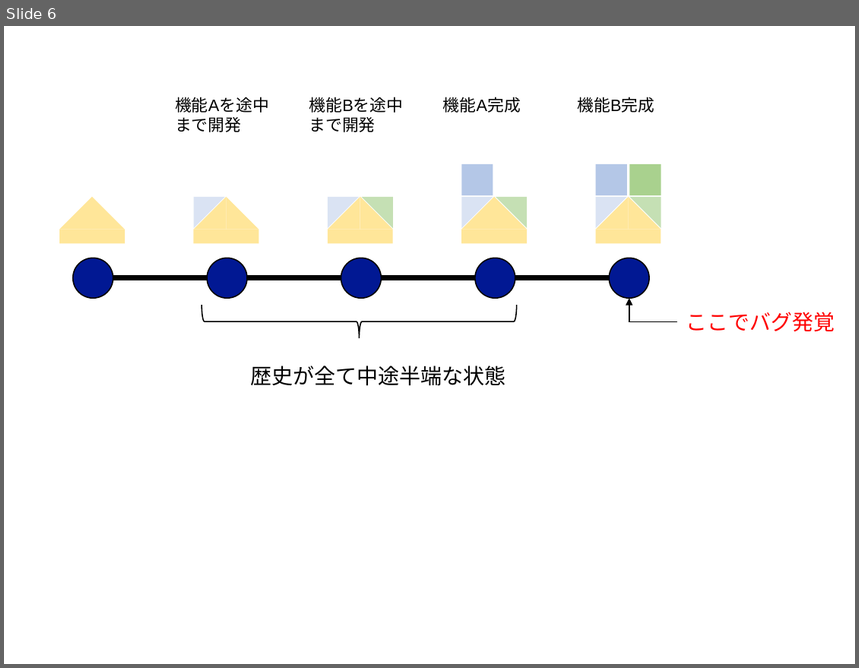
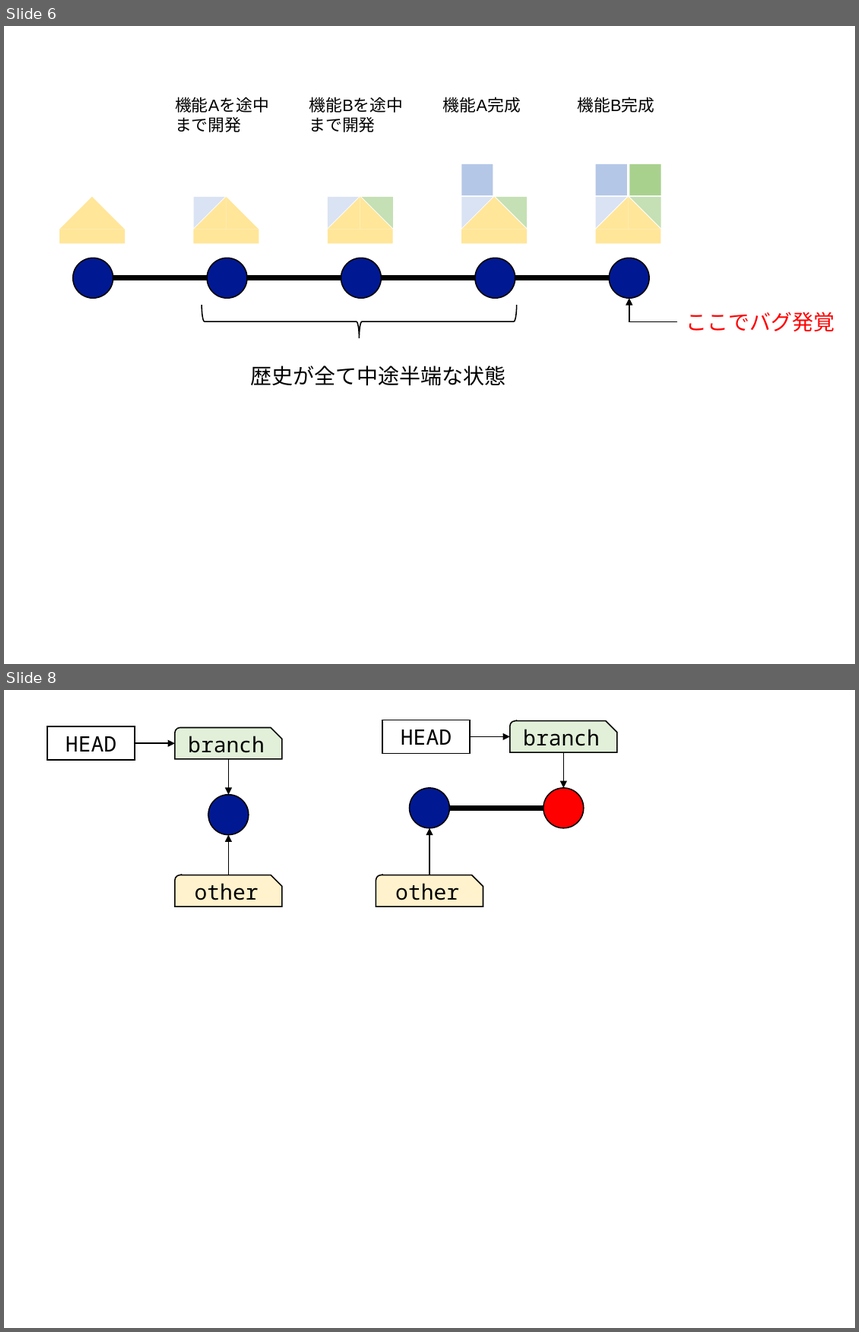
Before and after one commit to kaityo256/github, a slide deck: branch/fig/fig.pptx. Shown one above the other, each under a label of ours: slide 6 before the commit, slides 6 and 8 after it; the slides between them are not shown. The pictures are 859x668 and 859x1332 pixels, drawn with LibreOffice and Linux fonts; fonts in the diff are those of the drawing. Boxes give left, top, right and bottom in pixels: in the first picture for what was removed or moved away, otherwise in the second. Text is boxed around its words. In the diff, an @@ line names an element or a change of style, - is before the commit and + after.

```diff
--- a/branch/fig/fig.pptx
+++ b/branch/fig/fig.pptx
@@ slide 8 added at <box>4,690,855,1328</box>, background #FFFFFF @@
@@ rectangle added at <box>47,726,134,760</box>, outline #000000 1 pt, 18 pt, text #000000 @@
+HEAD
@@ snip round rect added at <box>175,727,282,759</box>, fill #E2F0D9, outline #000000 1 pt, 18 pt, text #000000 @@
+branch
@@ rectangle added at <box>382,720,470,753</box>, outline #000000 1 pt, 18 pt, text #000000 @@
+HEAD
@@ snip round rect added at <box>509,720,617,752</box>, fill #E2F0D9, outline #000000 1 pt, 18 pt, text #000000 @@
+branch
@@ arrow added from (135, 744) to (175, 744), #000000 1 pt @@
@@ arrow added from (470, 737) to (509, 737), #000000 1 pt @@
@@ arrow added from (563, 752) to (563, 788), #000000 1 pt @@
@@ arrow added from (229, 759) to (229, 795), #000000 1 pt @@
@@ ellipse added at <box>208,795,248,834</box>, fill #011893, outline #000000 1 pt @@
@@ ellipse added at <box>409,788,449,828</box>, fill #011893, outline #000000 1 pt @@
@@ ellipse added at <box>544,788,584,828</box>, fill #FF0000, outline #000000 1 pt @@
@@ line added from (450, 809) to (544, 809), #000000 4.5 pt @@
@@ arrow added from (229, 875) to (229, 834), #000000 1 pt @@
@@ arrow added from (430, 875) to (430, 828), #000000 1 pt @@
@@ snip round rect added at <box>175,875,282,907</box>, fill #FFF2CC, outline #000000 1 pt, 18 pt, text #000000 @@
+other
@@ snip round rect added at <box>376,875,484,907</box>, fill #FFF2CC, outline #000000 1 pt, 18 pt, text #000000 @@
+other
```
Also in this commit, not shown: 1 slide changed, 2 other slides added, 3 other files.
